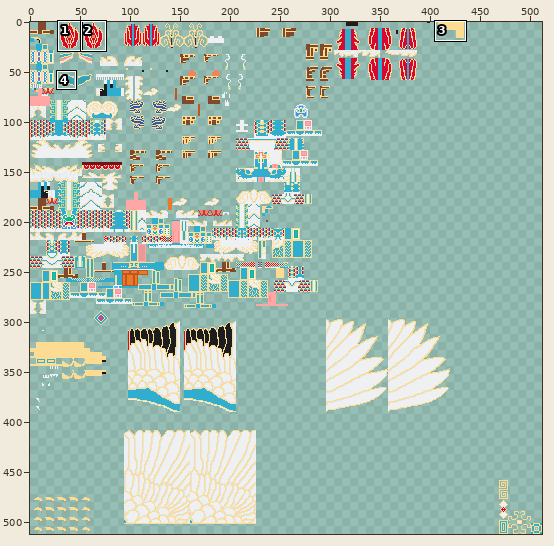
Edited in one commit: sprite sheet (src/test/resources/timeslowly_young.png). The first picture is a wide view before the edit; the outline marks the close-up.
Close-up. Before the commit:
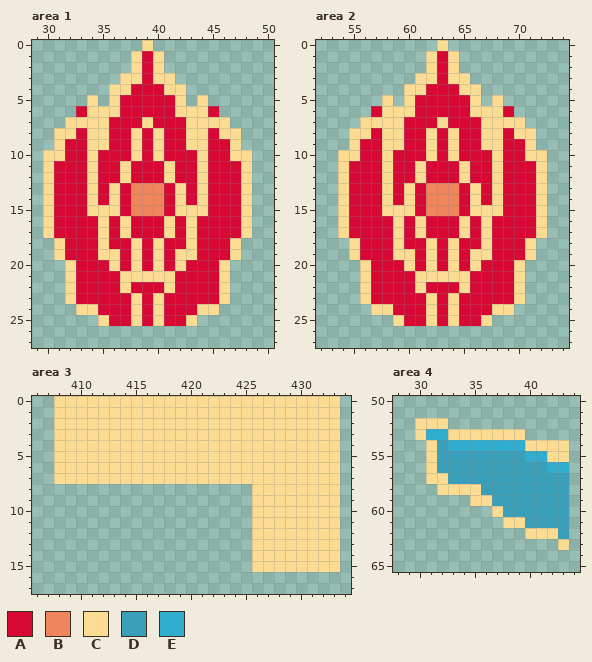
The file is 512x512 pixels. Pixels under 10% opacity are left out. Colours within 5 levels of each other are drawn and written as one. Shown: area 1: x 29..50, y 0..27; area 2: x 52..74, y 0..27; area 3: x 406..434, y 0..17; area 4: x 28..44, y 50..65. The commit also changed other parts of the picture, which this record leaves out.
Palette (. is transparent): A #d80835  B #ef845d  C #fbdc92  D #3aa0ba  E #30aecf
Pixels before, area 1, first column x 30:
 0 .........C.........
 1 ........CAC........
 2 ........CAC........
 3 .......CCACC.......
 4 ......CCAAACC......
 5 ....C.CAAAAAC.C....
 6 ...ACCCAAAAACCCA...
 7 ..CCCCAAACAAACCCC..
 8 .CCACCAACACAACCACC.
 9 .CAACCAACACAACCAAC.
10 CCAACAAACACAAACAACC
11 CAAACAACAAACAACAAAC
12 CAAACAACAAACAACAAAC
13 CAAACACABBBACACAAAC
14 CAAACACABBBACACAAAC
15 CAAACCCABBBACCCAAAC
16 CAAAACACAAACACAAAAC
17 CAAAACACAAACACAAAAC
18 .CAAACAACACAACAAAC.
19 .CAAACCACACACCAAAC.
20 ..CAAACACACACAAAC..
21 ..CAAAACCCCCAAAAC..
22 ..CAAAACAAACAAAAC..
23 ..CAAAAACACAAAAAC..
24 ...CCAAACACAAACC...
25 .....CAACACAAC.....
Pixels before, area 2, first column x 54:
 0 .........C.........
 1 ........CAC........
 2 ........CAC........
 3 .......CCACC.......
 4 ......CCAAACC......
 5 ....C.CAAAAAC.C....
 6 ...ACCCAAAAACCCA...
 7 ..CCCCAAACAAACCCC..
 8 .CCACCAACACAACCACC.
 9 .CAACCAACACAACCAAC.
10 CCAACAAACACAAACAACC
11 CAAACAACAAACAACAAAC
12 CAAACAACAAACAACAAAC
13 CAAACACABBBACACAAAC
14 CAAACACABBBACACAAAC
15 CAAACCCABBBACCCAAAC
16 CAAAACACAAACACAAAAC
17 CAAAACACAAACACAAAAC
18 .CAAACAACACAACAAAC.
19 .CAAACCACACACCAAAC.
20 ..CAAACACACACAAAC..
21 ..CAAAACCCCCAAAAC..
22 ..CAAAACAAACAAAAC..
23 ..CAAAAACACAAAAAC..
24 ...CCAAACACAAACC...
25 .....CAACACAAC.....
Pixels before, area 3, first column x 408:
 0 CCCCCCCCCCCCCCCCCCCCCCCCCC
 1 CCCCCCCCCCCCCCCCCCCCCCCCCC
 2 CCCCCCCCCCCCCCCCCCCCCCCCCC
 3 CCCCCCCCCCCCCCCCCCCCCCCCCC
 4 CCCCCCCCCCCCCCCCCCCCCCCCCC
 5 CCCCCCCCCCCCCCCCCCCCCCCCCC
 6 CCCCCCCCCCCCCCCCCCCCCCCCCC
 7 CCCCCCCCCCCCCCCCCCCCCCCCCC
 8 ..................CCCCCCCC
 9 ..................CCCCCCCC
10 ..................CCCCCCCC
11 ..................CCCCCCCC
12 ..................CCCCCCCC
13 ..................CCCCCCCC
14 ..................CCCCCCCC
15 ..................CCCCCCCC
Pixels before, area 4, first column x 30:
52 CCC...........
53 CEECCCCCCC....
54 .CDEEEEEEECCCC
55 .CDDDDDDDDEECC
56 .CDDDDDDDDDDEE
57 .CCDDDDDDDDDDD
58 ..CCCCDDDDDDDD
59 .....CCDDDDDDD
60 .......CDDDDDD
61 ........CCDDDD
62 ..........CCCD
63 .............C
Once edited:
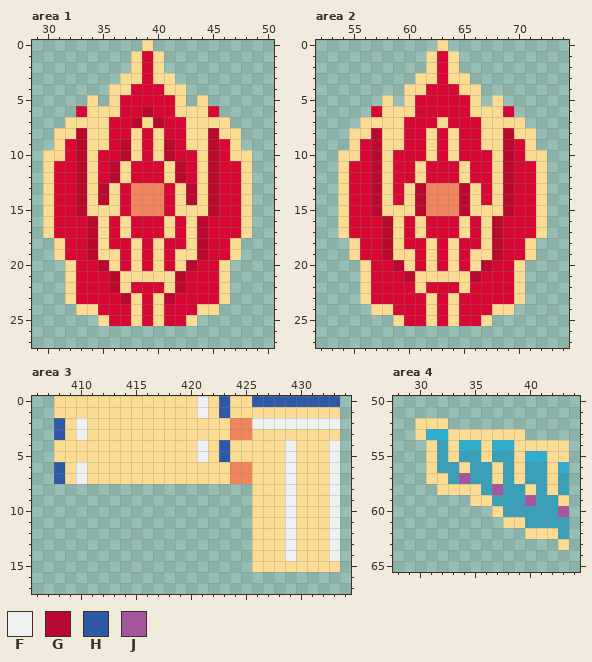
Colours new in this view: F #eff0f1  G #b9092f  H #2e59a7  J #a6569d
From old to new:
Area 1:
y 6: x 39 A -> G
y 7: x 38 A -> G; x 40 A -> G
y 8: x 33 A -> G; x 45 A -> G
y 9..10: x 33 A -> G; x 37 A -> G; x 41 A -> G; x 45 A -> G
y 11..12: x 33 A -> G; x 36 A -> G; x 42 A -> G; x 45 A -> G
y 13..14: x 33 A -> G; x 35 A -> G; x 43 A -> G; x 45 A -> G
y 15: x 33 A -> G; x 45 A -> G
y 16..19: x 34 A -> G; x 44 A -> G
y 20: x 35 A -> G; x 43 A -> G
y 21..22: x 36 A -> G; x 42 A -> G
y 23: x 37 A -> G; x 41 A -> G
Area 2:
y 8..12: x 57 A -> G; x 69 A -> G
y 13..15: x 57 A -> G; x 61 A -> G; x 65 A -> G; x 69 A -> G
y 16..19: x 58 A -> G; x 68 A -> G
y 20: x 59 A -> G; x 67 A -> G
y 21: x 60 A -> G; x 66 A -> G
Area 3:
y 0: x 421 C -> F; x 423 C -> H; x 426..433 CCCCCCCC -> HHHHHHHH
y 1: x 421 C -> F; x 423 C -> H
y 2: x 408 C -> H; x 410 C -> F; x 424..433 CCCCCCCCCC -> BBFFFFFFFF
y 3: x 408 C -> H; x 410 C -> F; x 424..425 CC -> BB
y 4..5: x 421 C -> F; x 423 C -> H; x 429 C -> F; x 433 C -> F
y 6..7: x 408 C -> H; x 410 C -> F; x 424..425 CC -> BB; x 429 C -> F; x 433 C -> F
y 8..14: x 429 C -> F; x 433 C -> F
Area 4:
y 54: x 33 E -> C; x 36 E -> C; x 39 E -> C
y 55: x 33 D -> C; x 36 D -> C; x 39 D -> C
y 56: x 34 D -> C; x 37 D -> C; x 39 D -> C; x 42 E -> C
y 57: x 34 D -> J; x 37 D -> C; x 39 D -> C; x 42 D -> C
y 58: x 37 D -> J; x 40 D -> C; x 42 D -> C
y 59: x 40 D -> J; x 43 D -> C
y 60: x 43 D -> J
Changed places in both close-ups, as pixel boxes (x1, y1, x2, y2):
changed: (76, 106, 219, 304)
changed: (371, 128, 514, 282)
changed: (197, 396, 340, 561)
changed: (54, 418, 87, 484)
changed: (448, 440, 569, 517)
